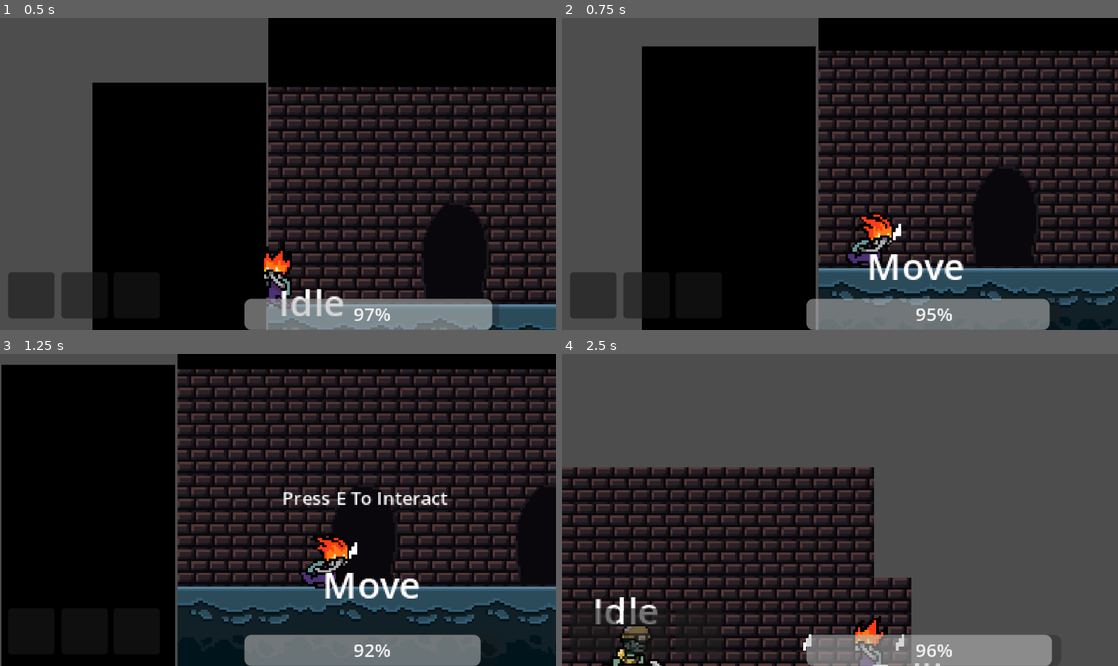
Above: before the commit, frames 1-4 (two rows, left to right).
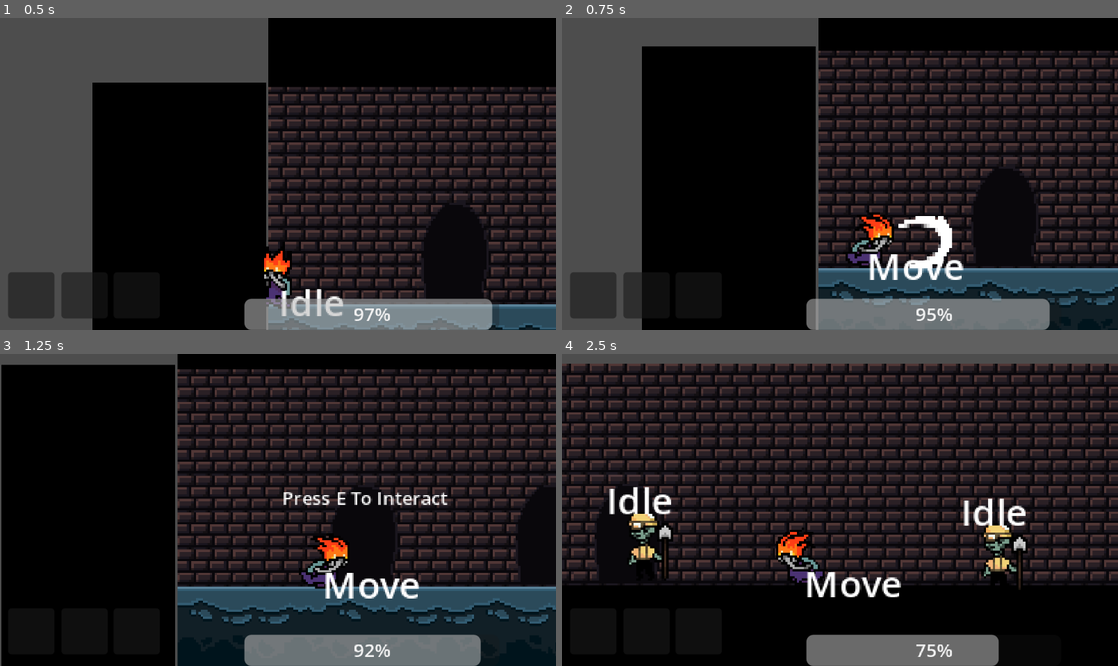
Above: after the commit, the same moments.

Repository: zerqora/Ray-Dungeon-Crawler
Game: Godot game, scene res://world/dungeon.tscn
Same seed, same stepped clock (60 frames per second), same inputs: the game is played once before the commit and once after it.
Inputs (mouse positions are in pixels of both pictures, inside the frame that each line leads up to):
- Up to frame 1 (0.5 s): no input
- Up to frame 2 (0.75 s): move the mouse to (962, 158) at 0.52 s; hold D (RIGHT) from 0.53 s (still down); click (962, 158) at 0.6 s
- Up to frame 3 (1.25 s): keep holding D (RIGHT); tap Space (DASH) at 0.8 s
- Up to frame 4 (2.5 s): tap E (INTERACT) at 1.25 s; move the mouse to (728, 525) at 1.27 s; tap Space (DASH) at 1.35, 2.3 s; click (728, 525) at 1.55 s; move the mouse to (895, 441) at 2.02 s; release D (RIGHT) at 2.03 s; hold A (LEFT) from 2.03 s (still down); click (895, 441) at 2.1 s

Frame 1 is identical in both runs. In frame 2, 0.7% of the frame differs, in the area x 59-71%, y 63-81%; in frame 3, less than 0.1%; in frame 4, 73%, in the area x 0-100%, y 3-100%.
Error before the commit: Invalid access to property or key 'animation_finished' on a base object of type 'Nil'. (res://scripts/base_attack.gd:9)

Commit message:
player can kill enemies now

Diff:
--- a/enemies/base_entity.tscn
+++ b/enemies/base_entity.tscn
@@ -90,17 +90,19 @@
 height = 24.0
 
 [sub_resource type="RectangleShape2D" id="RectangleShape2D_vlknj"]
-size = Vector2(13, 5)
+size = Vector2(23, 5)
 
 [sub_resource type="RectangleShape2D" id="RectangleShape2D_lefkw"]
 size = Vector2(22, 26)
 
-[node name="BaseEntity" type="CharacterBody2D" node_paths=PackedStringArray("hitbox", "state_machine")]
-collision_layer = 4
+[node name="BaseEntity" type="CharacterBody2D" node_paths=PackedStringArray("hitbox", "state_machine", "sight_line")]
+collision_layer = 0
+collision_mask = 2
 script = ExtResource("1_7rdkp")
 entity_stats = ExtResource("2_xv3qx")
 hitbox = NodePath("Hitbox")
 state_machine = NodePath("StateMachine")
+sight_line = NodePath("SightLine")
 
 [node name="AnimationPlayer" type="AnimatedSprite2D" parent="."]
 sprite_frames = SubResource("SpriteFrames_qv4iq")
@@ -117,7 +119,7 @@
 shape = SubResource("CapsuleShape2D_7rdkp")
 
 [node name="FeetCollider" type="CollisionShape2D" parent="."]
-position = Vector2(-0.5, 13.5)
+position = Vector2(0.5, 13.5)
 shape = SubResource("RectangleShape2D_vlknj")
 
 [node name="StateMachine" type="Node" parent="." node_paths=PackedStringArray("initial_state", "animation", "sight_raycast", "cooldowns", "attacks")]
--- a/player/flame_fist.gd
+++ b/player/flame_fist.gd
@@ -1 +1,11 @@
 class_name FlameFist extends Attack
+
+func spawn(where) -> void:
+	super(where)
+	animation.play("default")
+
+func on_hitbox_triggered(hitbox : Area2D) -> void:
+	var entity : Entity = hitbox.owner
+	entity.damaged.emit(self.hitbox)
+
+	print("Hit entity with a flame fist.")
--- a/player/flame_fist.tscn
+++ b/player/flame_fist.tscn
@@ -27,9 +27,14 @@
 "speed": 12.0
 }]
 
-[node name="FlameFist" instance=ExtResource("1_bh85u")]
+[node name="FlameFist" node_paths=PackedStringArray("animation") instance=ExtResource("1_bh85u")]
 script = ExtResource("2_adofn")
 stats = null
+animation = NodePath("AnimatedSprite2D")
+
+[node name="Area2D" parent="." index="0"]
+collision_layer = 0
+collision_mask = 4
 
 [node name="CollisionShape2D" parent="Area2D" index="0"]
 position = Vector2(0, 0)
--- a/scripts/base_attack.gd
+++ b/scripts/base_attack.gd
@@ -6,6 +6,7 @@
 @export var animation : AnimatedSprite2D
 # TODO: add animation export
 func _ready() -> void:
+	hitbox.area_entered.connect(on_hitbox_triggered)
 	animation.animation_finished.connect(despawn)
 	visible = true
 
--- a/scripts/enemy_states/chase_state.gd
+++ b/scripts/enemy_states/chase_state.gd
@@ -14,16 +14,14 @@
 # if they aren't, patrol the area a little bit before going back to the original spot.
 # if the entity is close enough to the player, play an attack, and then retreat backwards.
 func update(owner, delta: float) -> void:
-	if this_data["player"].global_position.x - owner.global_position.x > 0:
+	if owner.target.global_position.x - owner.global_position.x > 0:
 		# player is on the right
-		direction = 1
-		this_data["animation"].flip_h = true
+		change_direction(1)
 	else:
 		# player is on the left
-		direction = -1
-		this_data["animation"].flip_h = false
+		change_direction(-1)
 	# If too far away from spawn and cannot see the player, retreat
-	if _distance_from_spawn() > max_distance && (abs(this_data["player"].global_position.x - owner.global_position.x)) > max_distance:
+	if _distance_from_spawn() > max_distance && (abs(owner.target.global_position.x - owner.global_position.x)) > max_distance:
 		finished.emit(neighboring_nodes[2].name, this_data)
 	owner.velocity.x = speed * direction * delta
 	look_for_player(owner)
@@ -31,7 +29,7 @@
 
 ## Decides whether or not to exit to an attack state based on how far the owner is from the player.
 func look_for_player(owner) -> void:
-	var distance : float = abs(this_data["player"].global_position.x - owner.global_position.x)
+	var distance : float = abs(owner.target.global_position.x - owner.global_position.x)
 	# If too close to the player, back up
 	if distance < 40:
 		owner.velocity.x *= -1
--- a/scripts/enemy_states/hurt_state.gd
+++ b/scripts/enemy_states/hurt_state.gd
@@ -5,6 +5,7 @@
 
 func enter(data : Dictionary = {}) -> void:
 	this_data = data
+
 	var tween = get_tree().create_tween()
 	tween.tween_property(owner, "modulate", Color.RED, .1)
 	tween.tween_property(owner, "modulate", Color.WHITE, .1)
--- a/scripts/enemy_states/idle_state.gd
+++ b/scripts/enemy_states/idle_state.gd
@@ -22,13 +22,12 @@
 		if chance_to_patrol > .5:
 			exit(neighboring_nodes[ceil(chance_to_patrol)])
 		else:
-			turn(owner)
+			change_direction(direction * -1)
 		chance_to_patrol = randf_range(0,1)
 	timer += delta
 
-	if found_player(sight_line):
-		finished.emit(str(neighboring_nodes[0].name), this_data)
+	#if found_player(sight_line):
+		#finished.emit(str(neighboring_nodes[0].name), this_data)
 
-func turn(owner) -> void:
-		this_data["animation"].flip_h = false if this_data["animation"].flip_h else true
-		sight_line.target_position.x *= -1
+func exit(next_state : State) -> void:
+	owner.velocity = Vector2(0,0)
--- a/scripts/enemy_states/patrol_state.gd
+++ b/scripts/enemy_states/patrol_state.gd
@@ -10,18 +10,8 @@
 	# print("In Patrol State")
 
 func turn() -> void:
-	match direction:
-		-1:
-			# Look left
-			this_data["animation"].flip_h = false
-		0:
-			# Go back to idle state
-			finished.emit(neighboring_nodes[0].name, this_data)
-		1:
-			# Look right
-			this_data["animation"].flip_h = true
-		_:
-			printerr("Direction is an invalid integer.")
+
+	printerr("Direction is an invalid integer.")
 	# this_data["sight"].target_position = abs(this_data["sight"].target_position.x) * (-1 if this_data["animation"].flip_h == false else 1)
 
 var turn_seconds := randf_range(0, 4)
@@ -33,13 +23,13 @@
 		timer = 0
 		turn_seconds = randf_range(0,4)
 		change_direction(randi_range(-1, 1))
-		turn()
 	# Entity is too far from spawn. turn the other way
 	if abs(this_data["spawn_point"].x - owner.global_position.x) > maximum_distance:
 		change_direction(direction * -1)
-		turn()
 		#print("I'm straying too far away from spawn. I'm going to head the opposite way.")
 	owner.velocity.x = direction * this_data["stats"].speed * delta
 	owner.move_and_slide()
-	if found_player(this_data["sight"]):
-		finished.emit(neighboring_nodes[1].name, this_data)
+	if direction == 0:
+		finished.emit(neighboring_nodes[0].name, this_data)
+	#if found_player(this_data["sight"]):
+		#finished.emit(neighboring_nodes[1].name, this_data)
--- a/scripts/entity.gd
+++ b/scripts/entity.gd
@@ -3,6 +3,7 @@
 @export var entity_stats : EntityStats
 @export var hitbox : Area2D
 @export var state_machine : StateMachine
+@export var sight_line : SightLine
 
 var invincible : bool = false
 var invis_frames : float = .5
@@ -14,9 +15,12 @@
 @onready var current_hp : int = entity_stats.hp
 
 signal damaged(area : Area2D)
+signal died()
 
 func _ready() -> void:
-	damaged.connect(func(area : Area2D) -> void: state_machine.damaged.emit(area))
+	damaged.connect(_on_damage_signal)
+	died.connect(_on_death)
+	target = get_tree().get_first_node_in_group("Player")
 
 func _physics_process(delta: float) -> void:
 	state_machine.update(delta)
@@ -32,12 +36,21 @@
 	#elif !hitbox.area_entered.is_connected(func(area: Area2D): state_machine.damaged.emit(area)):
 		#hitbox.area_entered.connect(func(area: Area2D): state_machine.damaged.emit(area))
 
+func _on_damage_signal(area : Area2D) -> void:
+	state_machine.damaged.emit(area)
+	decrement_hp(10)
 
 func update_hp(amount : int) -> void:
 	current_hp = amount
 
 func decrement_hp(amount : int) -> void:
 	current_hp -= amount
+	if current_hp <= 0:
+		died.emit()
+
 
 func increment_hp(amount :  int) -> void:
 	current_hp += amount
+
+func _on_death() -> void:
+	queue_free()
--- a/scripts/player.gd
+++ b/scripts/player.gd
@@ -1,5 +1,12 @@
 class_name Player extends CharacterBody2D
 # Eventually create a state machine to control what happens to inputs. Getting the basics down and changing it later.
+
+enum MOUSE_MODE{
+	DASH_SELECTOR,
+	BASIC_ATTACK
+}
+
+var current_mouse_mode = MOUSE_MODE.BASIC_ATTACK
 
 @onready var attack_slots = {
 	"FlameFist" = preload("res://player/flame_fist.tscn")
--- a/scripts/sight_line.gd
+++ b/scripts/sight_line.gd
@@ -1 +1,7 @@
 class_name SightLine extends RayCast2D
+
+signal found_player(player)
+
+func _process(delta: float) -> void:
+	if is_colliding():
+		found_player.emit(get_collider())
--- a/scripts/state_machine.gd
+++ b/scripts/state_machine.gd
@@ -34,7 +34,7 @@
 	#print("Player is being tracked with it's node", target)
 
 ## Emitted on the "finished" signal. Transitions to the next state through the next_node parameter.
-func _transition_to_next_state(next_node : StringName, data: Dictionary = {}) -> void:
+func _transition_to_next_state(next_node : StringName, data: Dictionary = state.this_data) -> void:
 	#var previous_state_path : String = state.name
 	var next_state : State
 	var path : NodePath = str(next_node)
@@ -46,7 +46,12 @@
 func update(delta: float) -> void:
 	state.update(owner, delta)
 	sight_raycast.target_position.x = abs(sight_raycast.target_position.x) * (-1 if animation.flip_h == false else 1)
-	if not owner.is_on_floor() : owner.velocity.y = 5000 * delta
+	owner.move_and_slide()
+	if owner.is_on_floor():
+		print("Not on the floor")
+		owner.velocity.y = 5000 * delta
+	else:
+		owner.velocity.y = 0
 
 ## Connected to the damaged signal.
 ## No matter what state, if the entity is attacked, deal knockback to [param what] based on the player's velocity and exit to the hurt state.
@@ -60,20 +65,23 @@
 	#print("Going into the Hurt State")
 	# Deal knockback here because we have the [what] parameter.
 	# TODO : fix with velocity instead maybe
-	deal_knockback(1000)
+	deal_knockback(100)
 
-	state.this_data["player"] = what.owner if what.owner is Player else null
-	if state.this_data["player"] == null:
-		printerr("Player not found.")
-		return
+	#state.this_data["player"] = what.owner if what.owner is Player else null
+	#if state.this_data["player"] == null:
+		#printerr("Player not found. Found: ", what.owner.owner)
+		#return
+	#state.this_data["player"] = what.owner
 	state.finished.emit("Hurt", state.this_data)
 
 ## The [param source] will apply an [param amount] of knockback to the [param] who paramater.
 func deal_knockback(amount : int) -> void:
-	var knockback_direction : Vector2
-	knockback_direction = (owner.velocity).normalized()
-	owner.velocity = knockback_direction * amount
+	var knockback_direction : int
+	knockback_direction = -1 * (owner.state_machine.state.direction)
+	var total_knockback = knockback_direction * amount
+	owner.velocity = Vector2(total_knockback, 0)
 	owner.move_and_slide()
+
 
 ## Fills the starting data for this type of entity.
 func fill_data() -> void:
